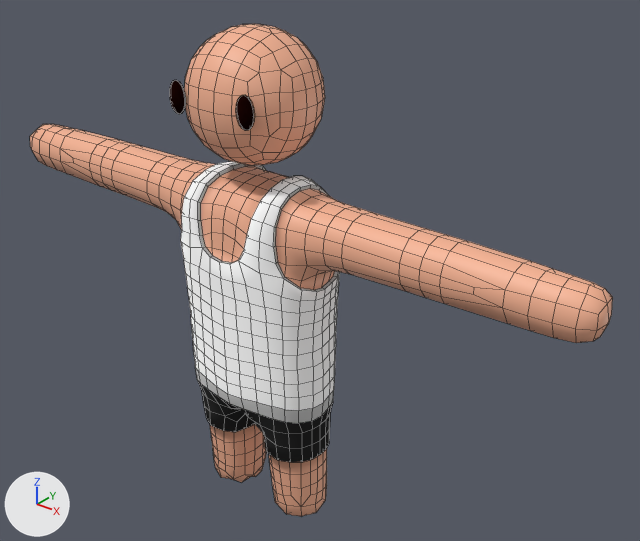
The Blender file Assets/Models/Attire/NormalAISkin.blend as it was, and as the next commit left it.
Both versions are drawn from a 50 mm lens placed at (1.417, -1.545, 1.723), pointed at (0.109, 0.091, 0.709). The lights are fixed; the arrows at lower left show +X, +Y and +Z. Mesh edges are drawn as thin lines.

In view in the first picture: 'Shirt_TankTop.001'.
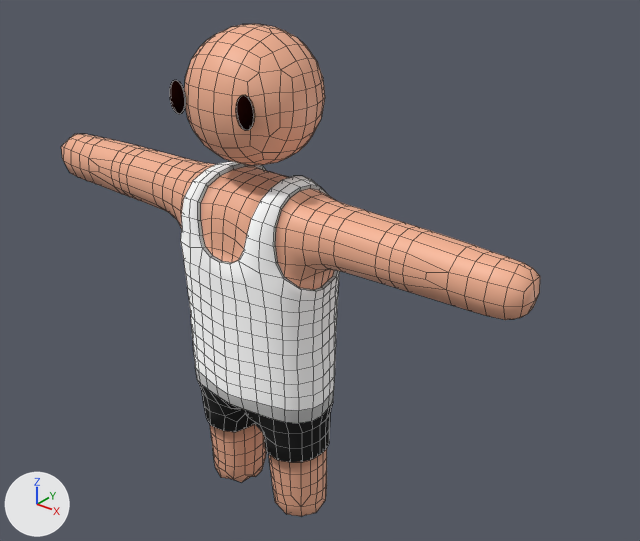
Location of each change, [x1, y1, x2, y2] in pixels of the pictures (640 x 541 px; the box of a moved part takes in the faces that stretch with it):
'Shirt_TankTop.001', reshaped (18% narrower)
    before: [30, 24, 613, 516]
    after: [61, 24, 540, 516]
part 1 of me_plane_016, moved or reshaped
    before: [302, 201, 613, 343]
    after: [301, 201, 540, 320]
part 2 of me_plane_016, moved or reshaped
    before: [30, 124, 204, 220]
    after: [61, 134, 203, 221]

Diff of the bpy script that builds the scene:
```diff
--- a/Assets/Models/Attire/NormalAISkin.blend.py
+++ b/Assets/Models/Attire/NormalAISkin.blend.py
@@ me_plane_016 @@
 # used by ob_shirt_tanktop_001; location = (0.0, 0.0, 0.0)
-me_plane_016.from_pydata(...)  # 1424 vertices, 1398 faces; spans x -0.91..0.91, y -0.18..0.14, z 0.0..1.34
+me_plane_016.from_pydata(...)  # 1424 vertices, 1398 faces; spans x -0.76..0.76, y -0.18..0.14, z 0.0..1.34
+# me_plane_016 part 1: 138 of 1424 vertices moved; they spanned x 0.24..0.91, y -0.1..0.06, z 0.81..0.96 and now span x 0.23..0.76, y -0.1..0.06, z 0.81..0.96; mean shift (-0.09, 0.0, 0.0); largest move (0.91, -0.02, 0.88) -> (0.76, -0.02, 0.88)
+# me_plane_016 part 2: 138 of 1424 vertices moved; they spanned x -0.91..-0.24, y -0.1..0.06, z 0.81..0.96 and now span x -0.76..-0.23, y -0.1..0.06, z 0.81..0.96; mean shift (0.09, 0.0, 0.0); largest move (-0.91, -0.02, 0.88) -> (-0.76, -0.02, 0.88)
 me_plane_016.materials.append(mat_material_021)
```
